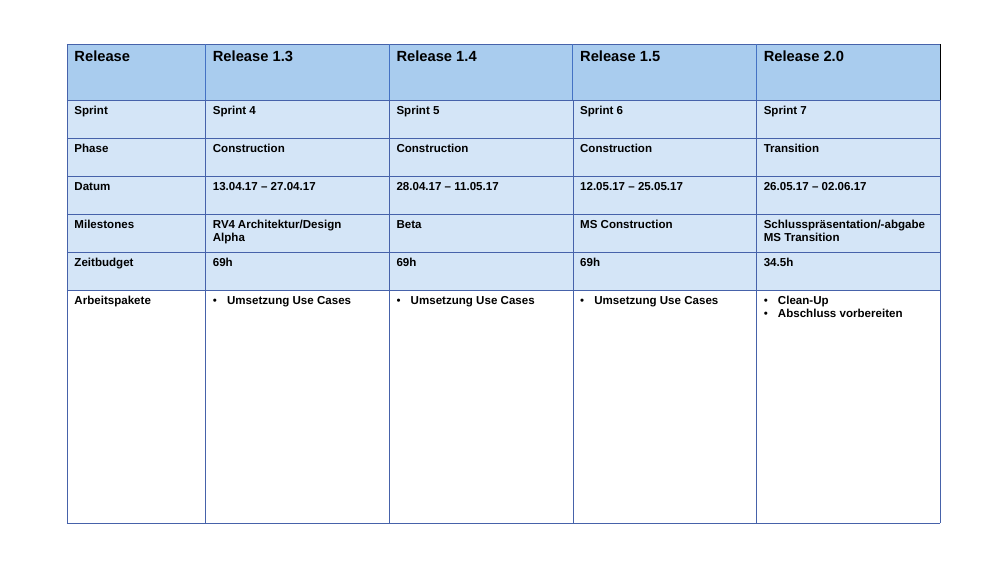
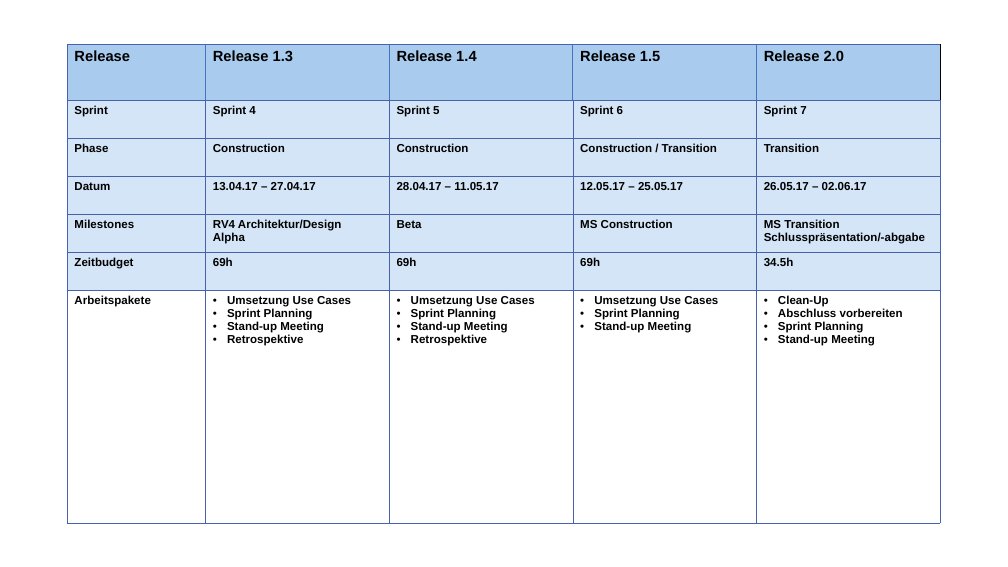
Before and after one commit to Examibur/examibur, a slide deck: slide 4 of docs/projektplan/Planung.pptx. Drawn at 1008x567 pixels with LibreOffice and Linux fonts; fonts in the diff are those of the drawing. Boxes give left, top, right and bottom in pixels: in the first picture for what was removed or moved away, otherwise in the second. Text is boxed around its words. In the diff, an @@ line names an element or a change of style, - is before the commit and + after.

```diff
--- a/docs/projektplan/Planung.pptx
+++ b/docs/projektplan/Planung.pptx
@@ table at <box>67,45,941,523</box> @@
-row 3, column 4: Construction
+row 3, column 4: Construction / Transition
-row 5, column 5: Schlusspräsentation/-abgabe / MS Transition
+row 5, column 5: MS Transition / Schlusspräsentation/-abgabe
-row 7: Arbeitspakete | Umsetzung Use Cases | Umsetzung Use Cases | Umsetzung Use Cases | Clean-Up / Abschluss vorbereiten
+row 7: Arbeitspakete | Umsetzung Use Cases / Sprint Planning / Stand-up Meeting / Retrospektive | Umsetzung Use Cases / Sprint Planning / Stand-up Meeting / Retrospektive | Umsetzung Use Cases / Sprint Planning / Stand-up Meeting | Clean-Up / Abschluss vorbereiten / Sprint Planning / Stand-up Meeting
```
Also in this commit, not shown: 2 other slides changed, 1 other file.
